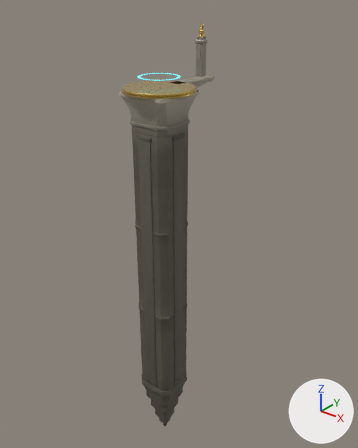
The glTF model public/assets/kit/tower.glb: old version first, new version second.
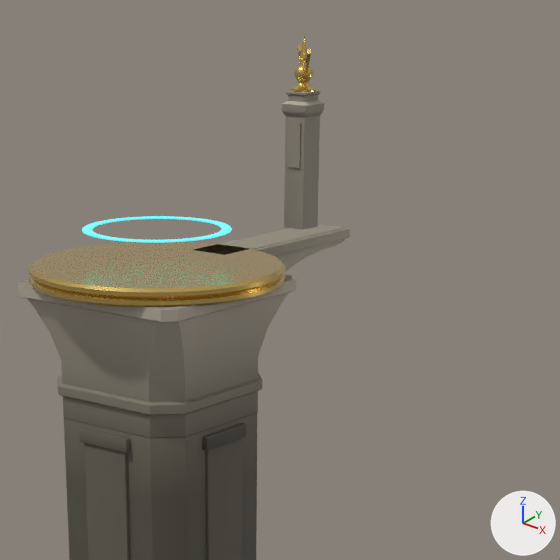
Each version appears first whole from a 50 mm camera at (20.7, -23.9, 5.2) aimed at (-0.6, 2.7, -11.3), and next in a close-up on the part from 32% to 77% of the width and 2% to 39% of the height. The axes (+X, +Y, +Z) are drawn at lower right. The lights are the same throughout. The first two pictures are the older version. Where no turn or scale is listed for an object, it has been applied to the vertices. Vertices at exactly the same position are counted once.

Before the edit, the objects in view are built like this:
```python
me_tower_bracket_001 = bpy.data.meshes.new('tower_bracket.001')
me_tower_bracket_001.from_pydata(...)  # 192 vertices, 376 faces; spans x -0.5..0.5, y 1.42..5.36, z -2.65..-0.6
me_tower_bracket_001.materials.append(mat_m_stone)
me_tower_crown = bpy.data.meshes.new('tower_crown')
me_tower_crown.from_pydata(...)  # 257 vertices, 490 faces; spans x 1.42..2.26, y 1.42..2.26, z 0.0..3.22
# faces by material slot: [164, 326]
me_tower_crown.materials.append(mat_m_stone)
me_tower_crown.materials.append(mat_m_gilt)
me_tower_ring = bpy.data.meshes.new('tower_ring')
me_tower_ring.from_pydata(...)  # 288 vertices, 576 faces; spans x -1.34..1.34, y -1.34..1.34, z 0.0..0.02
me_tower_ring.materials.append(mat_m_path_glass)
ob_tower_bracket = bpy.data.objects.new('tower_bracket', me_tower_bracket_001)
ob_tower_bracket.location = (0.0, 0.0, 0.0)
ob_tower_crown = bpy.data.objects.new('tower_crown', me_tower_crown)
ob_tower_crown.location = (0.0, 0.0, 0.0)
ob_tower_ring = bpy.data.objects.new('tower_ring', me_tower_ring)
ob_tower_ring.location = (0.0, 0.0, 0.0)
# also in view: 'tower_shaft_detail' at (0.0, 0.0, -15.3); 'tower_shaft_run' at (0.0, 0.0, -13.6)
```
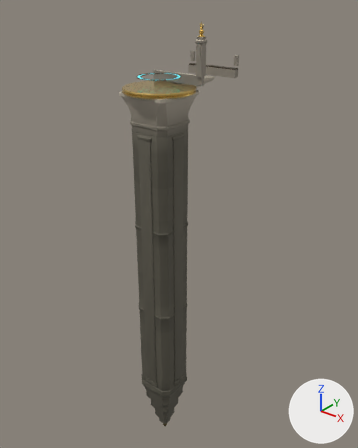
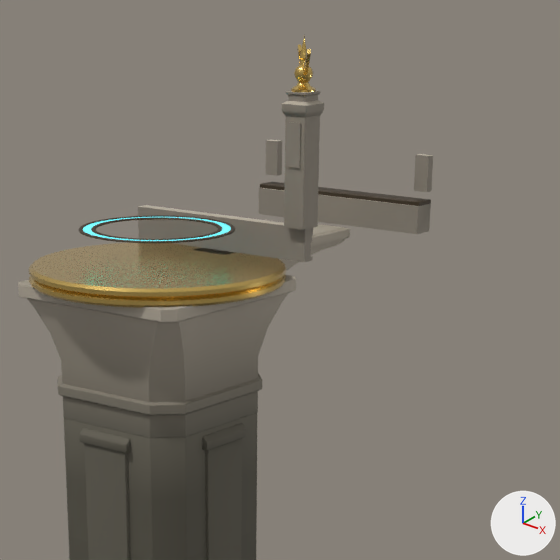
Diff of the bpy script that builds the scene:
```diff
--- a/public/assets/kit/tower.glb.py
+++ b/public/assets/kit/tower.glb.py
@@ mat_m_bronze_trim @@
+mat_m_bronze_trim = bpy.data.materials.new('M_bronze_trim')
+# nodes: BsdfPrincipled, Mix, OutputMaterial, VertexColor
+# colours: brown #423624, mixed with the vertex colours
@@ me_tower_ring @@
 # used by ob_tower_ring; location = (0.0, 0.0, 0.0)
-me_tower_ring.from_pydata(...)  # 288 vertices, 576 faces; spans x -1.34..1.34, y -1.34..1.34, z 0.0..0.02
+me_tower_ring.from_pydata(...)  # 864 vertices, 1728 faces; spans x -1.4..1.4, y -1.4..1.4, z 0.0..0.03
+# me_tower_ring part 1: a new loose piece of 288 vertices spanning x -1.33..1.33, y -1.33..1.33, z 0.0..0.01, in mat_m_path_glass
+# me_tower_ring part 2: 8 vertices moved within x -1.33..1.33, y -1.33..1.33, z 0.02; 232 vertices removed from x -1.34..1.34, y -1.34..1.34, z 0.0..0.02; 520 vertices added at x -1.4..1.4, y -1.4..1.4, z 0.0..0.03
 me_tower_ring.materials.append(mat_m_path_glass)
+me_tower_ring.materials.append(mat_m_bronze_trim)
@@ me_tower_sill @@
+me_tower_sill.from_pydata(...)  # 36 vertices, 56 faces; spans x -1.99..1.99, y 5.54..5.99, z -0.6..0.84
+# faces by material slot: [36, 20]
+me_tower_sill.materials.append(mat_m_stone)
+me_tower_sill.materials.append(mat_m_bronze_trim)
@@ me_tower_edge @@
+me_tower_edge.from_pydata(...)  # 28 vertices, 52 faces; spans x -2.0..2.0, y 1.76..2.0, z -0.6..0.0
+me_tower_edge.materials.append(mat_m_stone)
@@ ob_tower_sill @@
+ob_tower_sill = bpy.data.objects.new('tower_sill', me_tower_sill)
+ob_tower_sill.location = (0.0, 0.0, 0.0)
@@ ob_tower_edge @@
+ob_tower_edge = bpy.data.objects.new('tower_edge', me_tower_edge)
+ob_tower_edge.location = (0.0, 0.0, 0.0)
```

Changed parts and their boxes [x1, y1, x2, y2] in the close-ups (560 x 560 px):
'tower_sill', added
    after: [259, 140, 433, 234]
    faces in mat_m_stone: [259, 140, 433, 234]
    faces in mat_m_bronze_trim: [260, 182, 431, 206]
'tower_edge', added
    after: [138, 205, 313, 262]
'tower_ring', reshaped
    before: [82, 216, 232, 243]
    after: [79, 215, 235, 243]
part 1 of me_tower_ring, added
    after: [83, 217, 231, 241]
part 2 of me_tower_ring, built on
    before: [82, 216, 232, 243]
    after: [79, 215, 235, 243]
'tower_bracket', unchanged, covered by the edit
    before: [195, 224, 350, 271]
    after: [193, 224, 350, 271]
